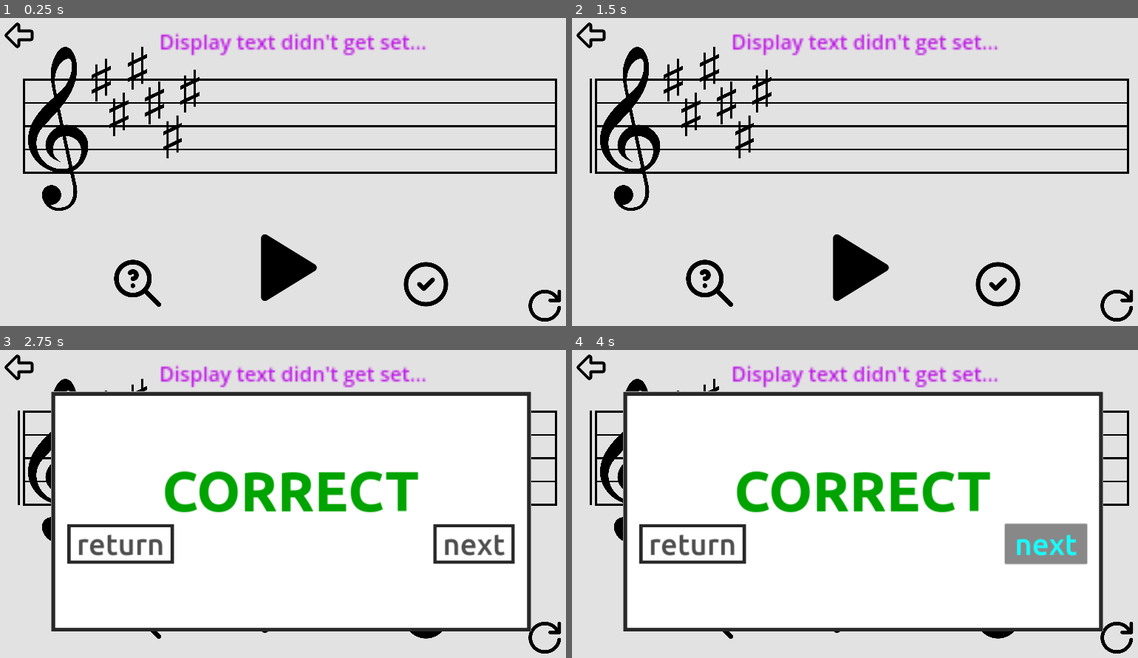
Above: before the commit, frames 1-4 (two rows, left to right).
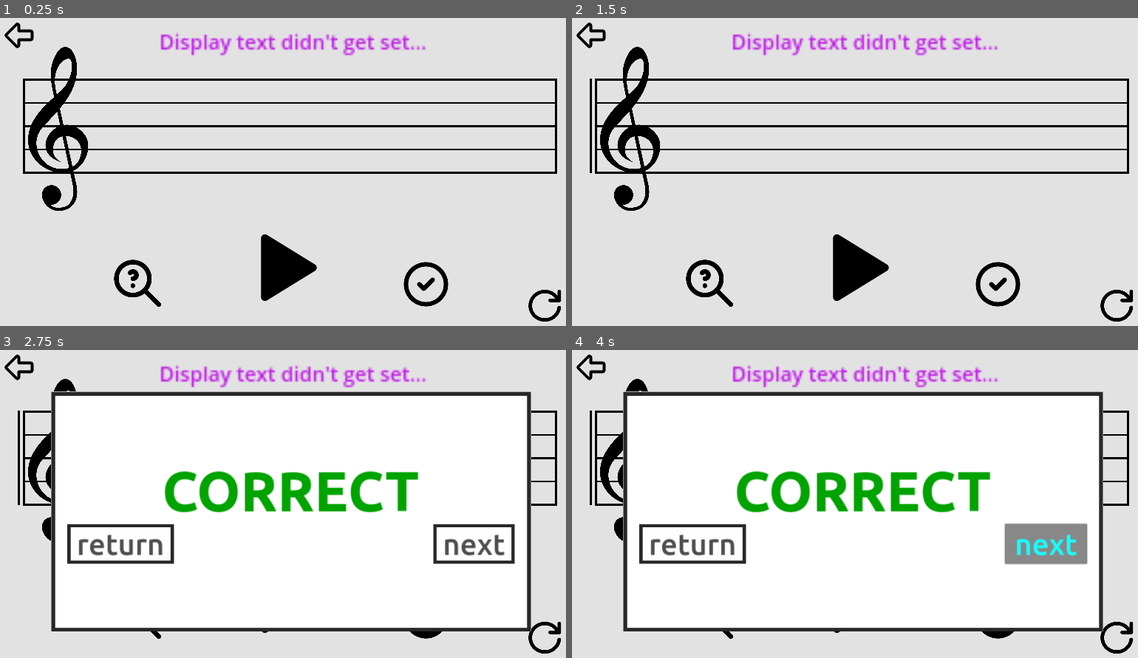
Above: after the commit, the same moments.

Repository: Sniggiho/COMP225-Reluna
Game: Godot game, scene res://Scenes/firstScene.tscn
Same seed, same stepped clock (60 frames per second), same inputs: the game is played once before the commit and once after it.
Inputs (mouse positions are in pixels of both pictures, inside the frame that each line leads up to):
- Up to frame 1 (0.25 s): no input
- Up to frame 2 (1.5 s): click (855, 267) at 0.5 s; click (855, 267) at 1.25 s
- Up to frame 3 (2.75 s): click (424, 614) at 2 s
- Up to frame 4 (4 s): click "next" at 2.75 s; click "next" at 3.5 s

The runs differ from the first frame. In frame 1, 0.9% of the frame differs, in the area x 16-36%, y 9-46%; in frame 2, 0.9%; in frame 3, less than 0.1%; in frame 4, less than 0.1%.
Error in both runs: Invalid assignment of index '0' (on base: 'Array') with value of type 'bool'. (res://Scenes/LevelManager/LevelManager.gd:79)

Commit message:
displaying accedentals works!

Diff:
--- a/Project/Scenes/MusicStaff/MusicStaff.gd
+++ b/Project/Scenes/MusicStaff/MusicStaff.gd
@@ -32,6 +32,12 @@
 	startX = 0
 	startY = 0
 
+	if not GLevelData.bySharps:
+		for i in range(1,GLevelData.numAccidentals+1):
+			get_node("sharp" + str(i)).show()
+	else:
+		for i in range(1,GLevelData.numAccidentals+1):
+			get_node("flat" + str(i)).show()
 func _draw():
 	var y = startY
 	for i in range(5):
--- a/Project/Scenes/MusicStaff/MusicStaff.tscn
+++ b/Project/Scenes/MusicStaff/MusicStaff.tscn
@@ -36,31 +36,37 @@
 path = NodePath("../Path2D")
 
 [node name="sharp1" type="Sprite2D" parent="."]
+visible = false
 position = Vector2(209, 1)
 scale = Vector2(0.4, 0.4)
 texture = ExtResource("4_bp0ky")
 
 [node name="sharp2" type="Sprite2D" parent="."]
+visible = false
 position = Vector2(257, 94)
 scale = Vector2(0.4, 0.4)
 texture = ExtResource("4_bp0ky")
 
 [node name="sharp3" type="Sprite2D" parent="."]
+visible = false
 position = Vector2(307, -31)
 scale = Vector2(0.4, 0.4)
 texture = ExtResource("4_bp0ky")
 
 [node name="sharp4" type="Sprite2D" parent="."]
+visible = false
 position = Vector2(353, 63)
 scale = Vector2(0.4, 0.4)
 texture = ExtResource("4_bp0ky")
 
 [node name="sharp5" type="Sprite2D" parent="."]
+visible = false
 position = Vector2(402, 155)
 scale = Vector2(0.4, 0.4)
 texture = ExtResource("4_bp0ky")
 
 [node name="sharp6" type="Sprite2D" parent="."]
+visible = false
 position = Vector2(449, 31)
 scale = Vector2(0.4, 0.4)
 texture = ExtResource("4_bp0ky")
